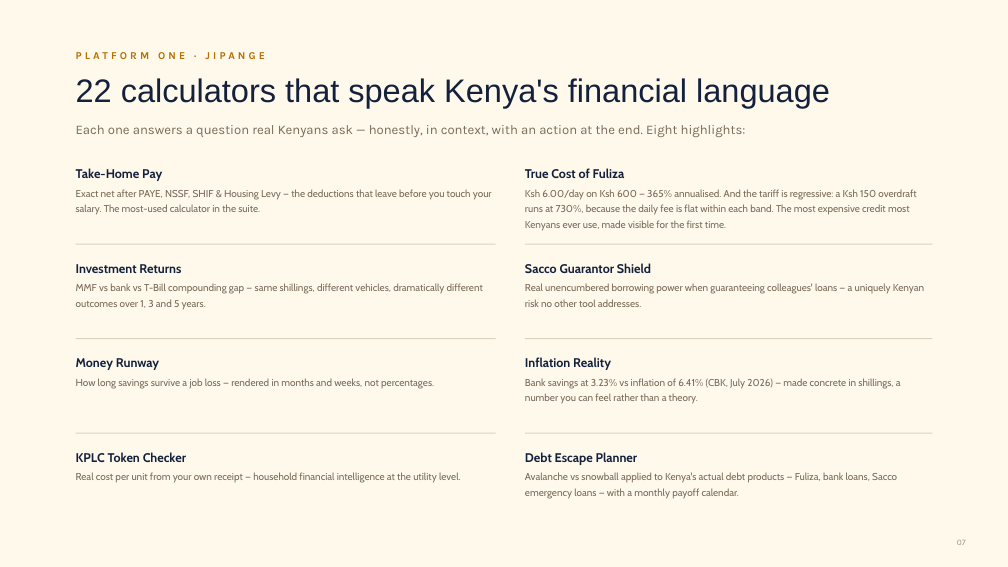
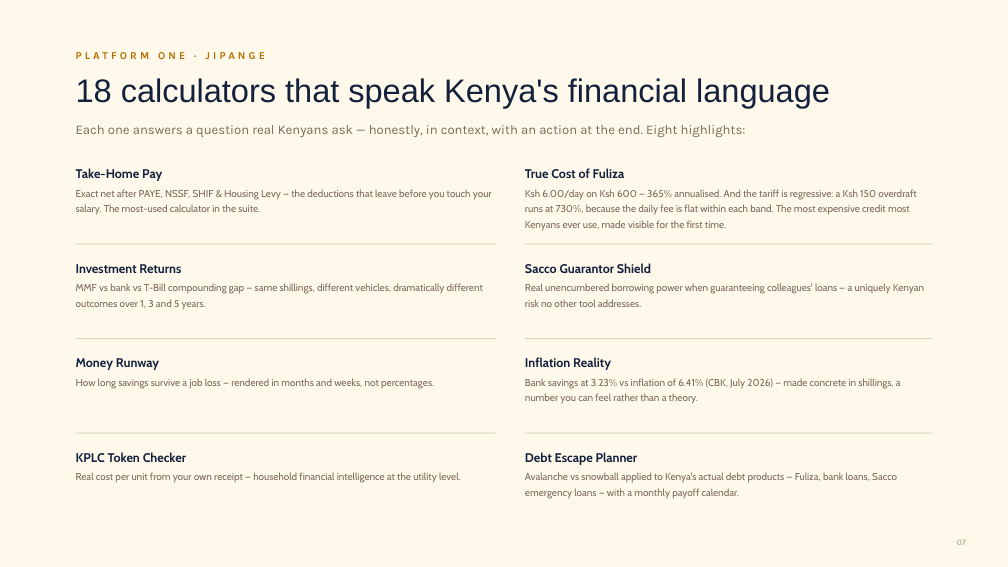
Before and after one commit to PapaDanico/JiPange, a slide deck: slide 7 of web/public/partners/jipange-mwangaza-partnership-deck.pptx. Drawn at 1008x567 pixels with LibreOffice and Linux fonts; fonts in the diff are those of the drawing. Boxes give left, top, right and bottom in pixels: in the first picture for what was removed or moved away, otherwise in the second. Text is boxed around its words. In the diff, an @@ line names an element or a change of style, - is before the commit and + after.

```diff
--- a/web/public/partners/jipange-mwangaza-partnership-deck.pptx
+++ b/web/public/partners/jipange-mwangaza-partnership-deck.pptx
@@ text at (x1=76, y1=78, x2=830, y2=108): text changed @@
-22 calculators that speak Kenya's financial language
+18 calculators that speak Kenya's financial language
```
Also in this commit, not shown: 5 other slides changed, 51 other files.
